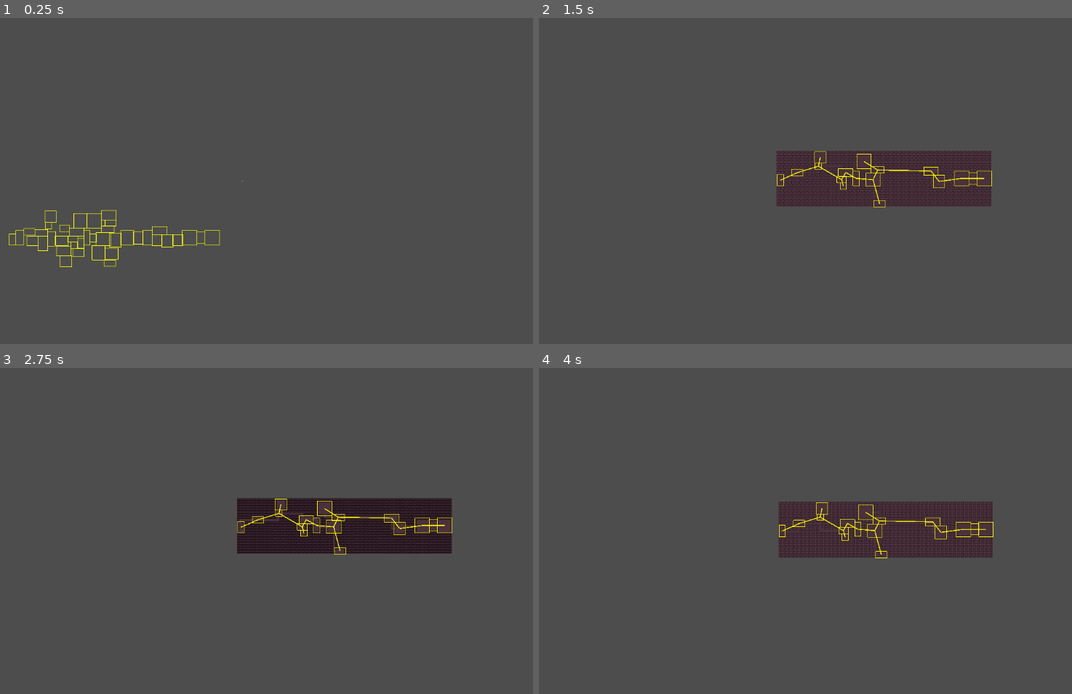
Above: before the commit, frames 1-4 (two rows, left to right).
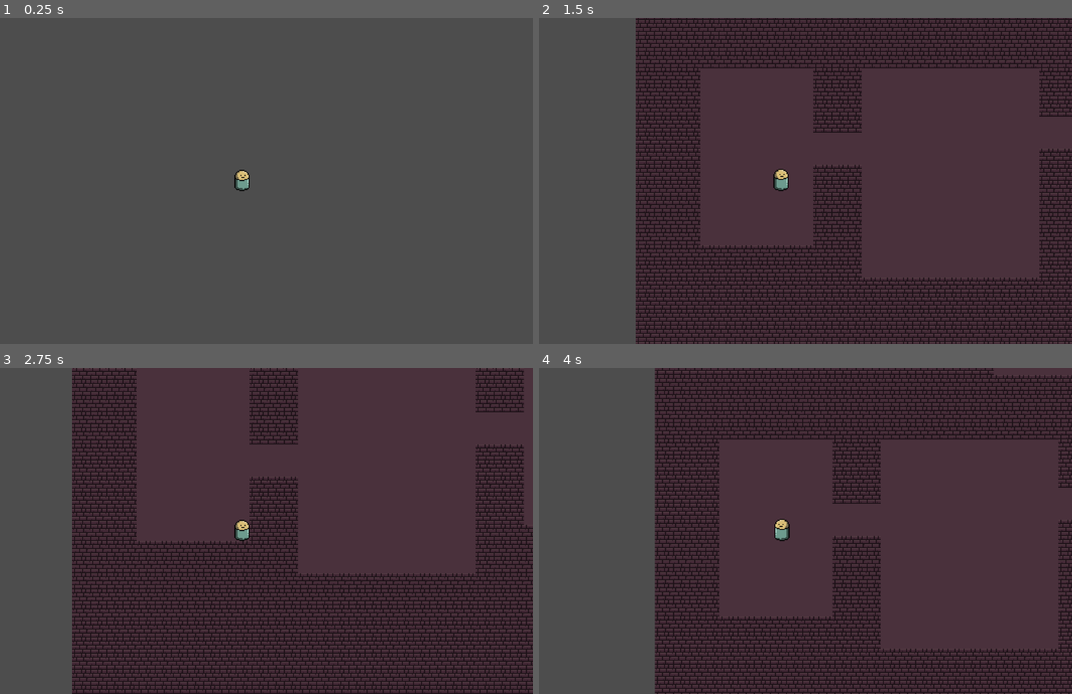
Above: after the commit, the same moments.

Repository: guywiththenose/DungeonGame
Game: Godot game, scene res://Tilemap/main.tscn
The game is run twice, just before and just after one commit, with the same random seed, the same clock (stepped at 60 frames per second) and the same inputs.
Inputs:
- Up to frame 1 (0.25 s): no input
- Up to frame 2 (1.5 s): hold D (right) 0.53-1.28 s; hold Space (make) 0.53-1.28 s; hold S (down) from 1.28 s (still down); tap Space (make) at 1.35 s
- Up to frame 3 (2.75 s): release S (down) at 2.03 s; hold D (right) from 2.03 s (still down); hold Space (make) from 2.03 s (still down)
- Up to frame 4 (4 s): tap Enter at 2.75 s; release D (right) at 2.78 s; release Space (make) at 2.78 s; hold W (up) 2.78-3.53 s; tap Space (make) at 2.85 s; hold A (left) from 3.53 s (still down); hold Space (make) from 3.53 s (still down)

The runs differ from the first frame. In frame 1, 0.8% of the frame differs, in the area x 1-47%, y 46-77%; in frame 2, 70%; in frame 3, 77%, in the area x 13-100%, y 0-100%; in frame 4, 67%.
Error before the commit: Invalid call. Nonexistent function 'get_closest_point' in base 'Nil'. (res://Main.gd:106)
Error after the commit: Invalid call. Nonexistent function 'get_closest_point' in base 'Nil'. (res://Main.gd:116)

Commit message:
v1.9
tried something?

Diff:
--- a/Main.gd
+++ b/Main.gd
@@ -1,15 +1,17 @@
 extends Node2D
+@onready var spawners = $Spawners
 
 var Room = preload("res://Room.tscn")
 var Player = preload("res://player.tscn")
+var Enemy = preload("res://enemy_1.tscn")
 @onready var map = $TileMap
 
-var tile_size = 16
-var num_rooms = 40
-var min_size = 4
-var max_size = 10
-var hspread = 400
-var cull = 0.6
+@export var tile_size = 16
+@export var num_rooms = 30
+@export var min_size = 4
+@export var max_size = 10
+@export var hspread = -10
+@export var cull = 0.2
 
 var path
 var start_room
@@ -24,11 +26,11 @@
 	await make_map()
 	await find_end_room()
 	await find_start_room()
+	await spawn_enemies()
 	await generate_player()
 
 func generate_player():
 	player.position = start_room.position
-
 
 func make_rooms():
 	for i in range(num_rooms):
@@ -46,8 +48,16 @@
 		else:
 			room.freeze = true
 			room_positions.append(Vector2(room.position.x, room.position.y))
+			var marker = Marker2D.new()
+			marker.global_position= Vector2(room.position.x, room.position.y)
+			spawners.add_child(marker)
+
 	await get_tree().process_frame
 	path = find_mst(room_positions)
+
+func spawn_enemies():
+	var e = Enemy.instantiate
+	$Enemies.add_child(e)
 
 func find_mst(nodes):
 	var path = AStar2D.new()
--- a/Player.gd
+++ b/Player.gd
@@ -12,8 +12,8 @@
 	velocity = direction * speed
 
 	if velocity.x > 0:
-		sprite.flip_h = true
-	else:
+		sprite.flip_h = false
+	if velocity.x < 0:
 		sprite.flip_h = true
 
 	move_and_slide()
--- a/Tilemap/main.tscn
+++ b/Tilemap/main.tscn
@@ -1055,7 +1055,6 @@
 
 [node name="Main" type="Node2D"]
 script = ExtResource("1_8tl6d")
-draw_rooms = true
 
 [node name="Rooms" type="Node2D" parent="."]
 
@@ -1071,4 +1070,8 @@
 speed = 100
 
 [node name="Camera2D" type="Camera2D" parent="Player"]
-zoom = Vector2(0.1, 0.1)
+zoom = Vector2(2, 2)
+
+[node name="Spawners" type="Node2D" parent="."]
+
+[node name="Enemies" type="Node2D" parent="."]
